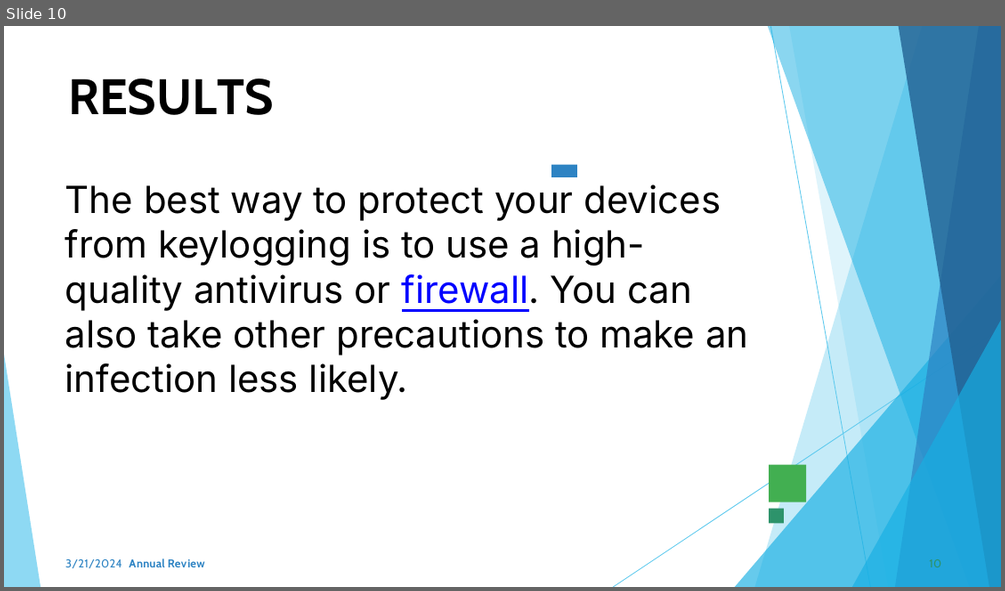
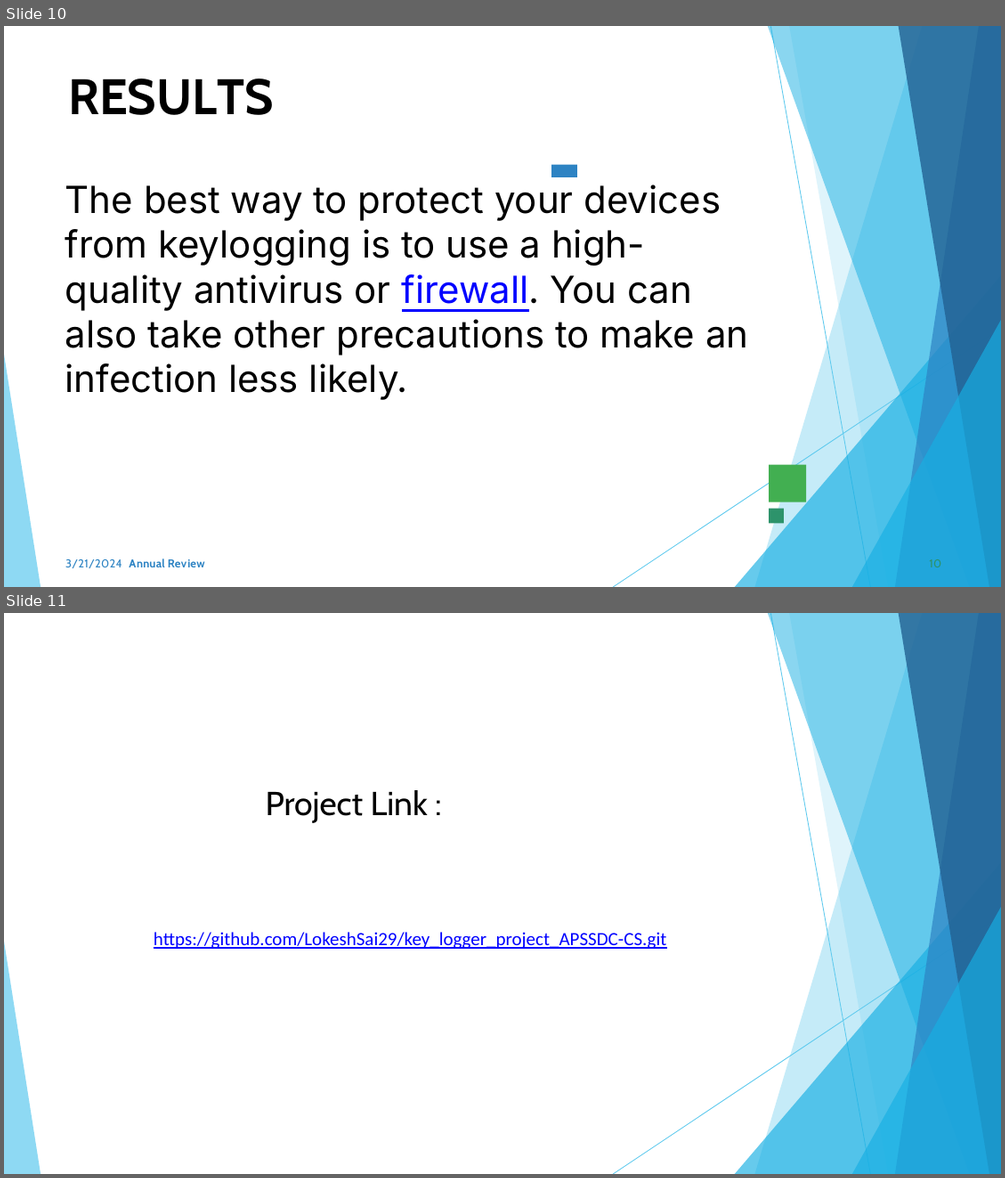
Before and after one commit to LokeshSai29/key_logger_project_APSSDC-CS, a slide deck: keylogger_project.pptx. Shown one above the other, each under a label of ours: slide 10 before the commit, slides 10 and 11 after it. The pictures are 1005x591 and 1005x1178 pixels, drawn with LibreOffice and Linux fonts; fonts in the diff are those of the drawing; background and template pictures are left out. Boxes give left, top, right and bottom in pixels: in the first picture for what was removed or moved away, otherwise in the second. Text is boxed around its words. In the diff, an @@ line names an element or a change of style, - is before the commit and + after.

```diff
--- a/keylogger_project.pptx
+++ b/keylogger_project.pptx
@@ slide 11 added at (x1=4, y1=613, x2=1001, y2=1174), background #FFFFFF; not listed: 10 template elements that a slide beside it also shows @@
@@ title added at (x1=266, y1=790, x2=428, y2=822), 32 pt, text #000000 @@
+Project Link :
@@ subtitle added at (x1=154, y1=932, x2=666, y2=949), 18 pt, text #0000FF, underline @@
+https://github.com/LokeshSai29/key_logger_project_APSSDC-CS.git
```
